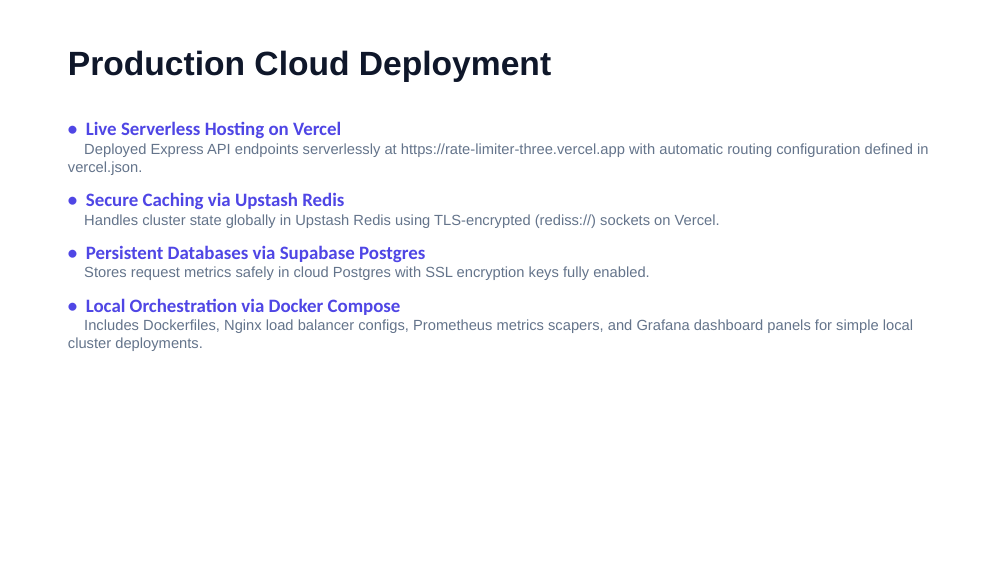
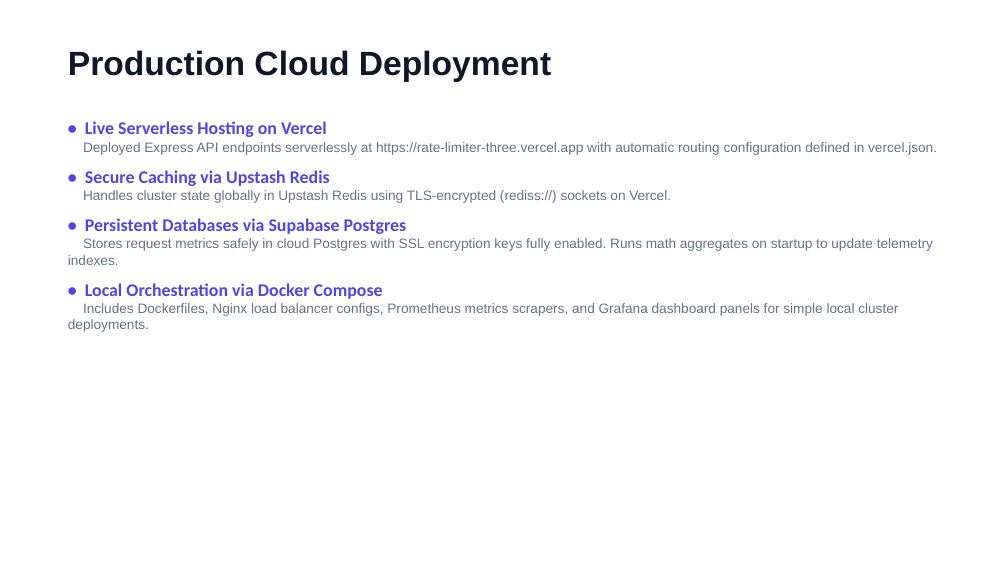
Before and after one commit to nikhil-codes-tech/rate_limiter, a slide deck: slide 5 of rate_limiter_presentation.pptx. Drawn at 1008x567 pixels with LibreOffice and Linux fonts; fonts in the diff are those of the drawing. Boxes give left, top, right and bottom in pixels: in the first picture for what was removed or moved away, otherwise in the second. Text is boxed around its words. In the diff, an @@ line names an element or a change of style, - is before the commit and + after.

Commit message:
Update PPTX presentation with Token Bucket and Chaos telemetry slides

```diff
--- a/rate_limiter_presentation.pptx
+++ b/rate_limiter_presentation.pptx
@@ text at (83, 121, 937, 299): size 18 to 17 pt in "• Live Serverless Hosting on Vercel", "• Secure Caching via Upstash Redis", "• Persistent Databases via Supabase Postgres", "• Local Orchestration via Docker Compose"; size 14 to 13 pt in "Deployed Express API endpoints serverlessly at https://rate- ...", "Handles cluster state globally in Upstash Redis ..."; less space between paragraphs @@
@@ text at (68, 238, 933, 265): text changed; size 14 to 13 pt @@
-Stores request metrics safely in cloud Postgres with SSL encryption keys fully enabled.
+Stores request metrics safely in cloud Postgres with SSL encryption keys fully enabled. Runs math aggregates on startup to update telemetry indexes.
@@ text at (68, 303, 898, 332): text changed; size 14 to 13 pt @@
-Includes Dockerfiles, Nginx load balancer configs, Prometheus metrics scapers, and Grafana dashboard panels for simple local cluster deployments.
+Includes Dockerfiles, Nginx load balancer configs, Prometheus metrics scrapers, and Grafana dashboard panels for simple local cluster deployments.
```
Also in this commit, not shown: 4 other slides changed, 2 slides added, 2 slides removed, 1 other file.
